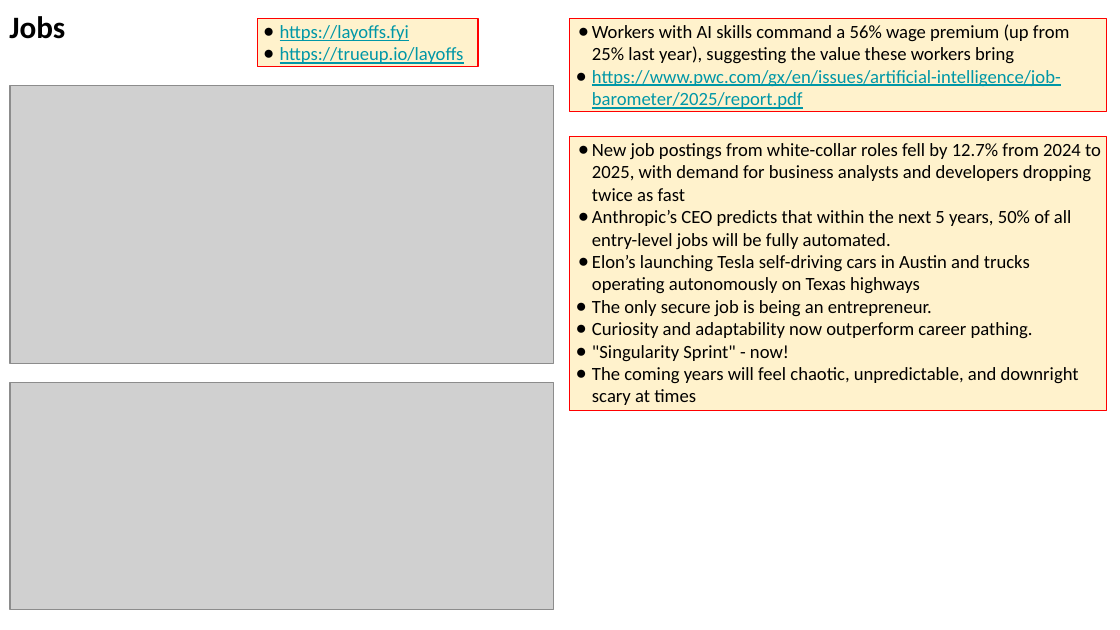
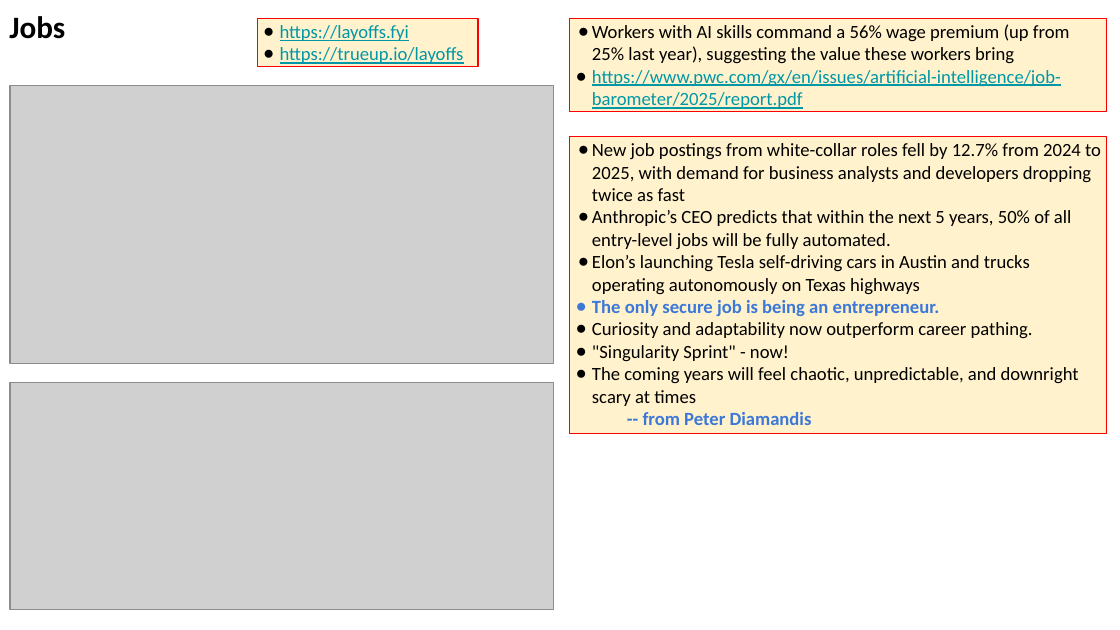
Before and after one commit to lselector/seminar, a slide deck: slide 21 of 2025/2025-06-06-AI-Updates.pptx. Drawn at 1120x630 pixels with LibreOffice and Linux fonts; fonts in the diff are those of the drawing; grey boxes stand for pictures. Boxes give left, top, right and bottom in pixels: in the first picture for what was removed or moved away, otherwise in the second. Text is boxed around its words. In the diff, an @@ line names an element or a change of style, - is before the commit and + after.

```diff
--- a/2025/2025-06-06-AI-Updates.pptx
+++ b/2025/2025-06-06-AI-Updates.pptx
@@ rectangle "New job postings from white-collar ...": place and size @@
-rectangle "New job postings from white-collar ..." at <box>570,137,1107,410</box>
+rectangle "New job postings from white-collar ..." at <box>570,137,1107,433</box>
@@ text in rectangle at <box>592,300,940,316</box>: text colour #000000 to #3C78D8, bold on in "The only secure job is being an ..."; bullet colour #000000 to #3C78D8 @@
@@ text in rectangle at <box>643,412,812,425</box>: paragraph added @@
+-- from Peter Diamandis
```
Also in this commit, not shown: 5 other slides changed.
